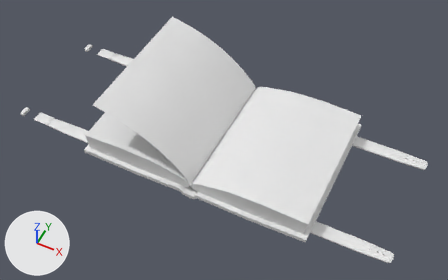
Renders of the Blender file Blender Projects/Weapon_Grimoire_WIP.blend from each side of a commit.
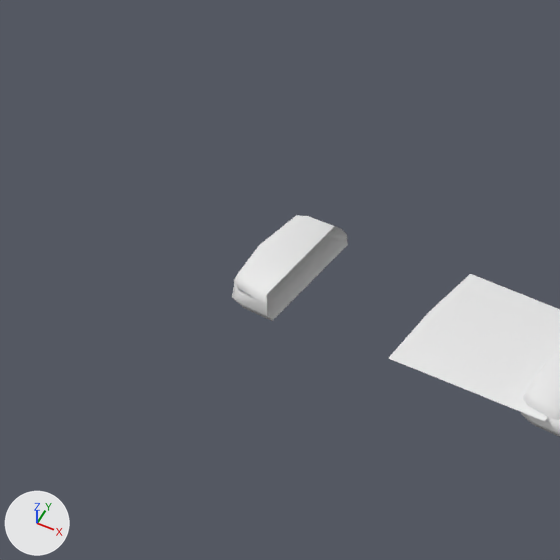
The first picture shows the older version from a 50 mm lens placed at (2.56, -5.16, 6.36), pointed at (0.07, -0.19, 0.15). The close-ups show the older and then the newer version on the part from 0% to 11% of the width and 32% to 49% of the height of that picture. Only the edits that show in the close-ups are written down. The lights are fixed; the arrows at lower left show +X, +Y and +Z.

Names of what the first close-up shows: 'Buckles', 'claspCard 1'.
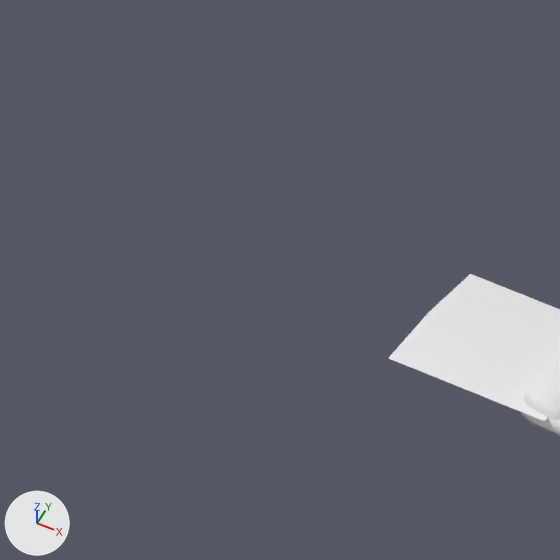
Where the change shows, as pixel boxes (x1, y1, x2, y2) in the close-ups (560 x 560 px):
'Buckles', deleted
    before: (232, 215, 560, 437)
'straps left', unchanged, uncovered by the edit
    after: (521, 351, 560, 437)

The edits, one by one:
Object 'Buckles' (ob_buckles) is deleted.
